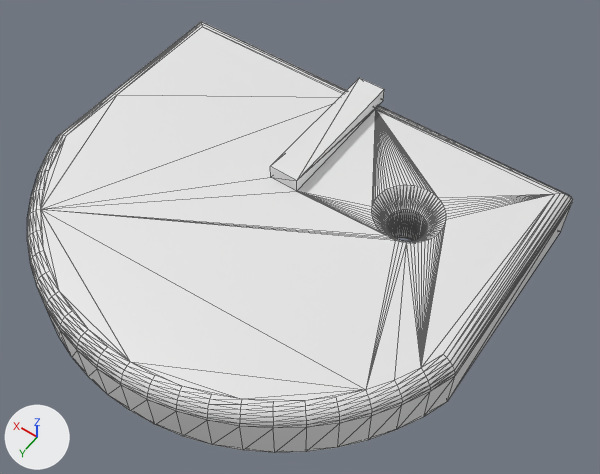
The glTF model public/rebuilt/zero-to-cad-1a137b48-a333-5abd-5592-6748d49a592a.glb: old version first, new version second.
Camera for both pictures: a 50 mm lens placed at (-0.0416, 0.0489, 0.0853), pointed at (-0.0048, -0.0025, 0.0044). The lights are fixed; the arrows at lower left show +X, +Y and +Z. The picture after the commit comes second. Mesh edges are drawn as thin lines. Where no turn or scale is listed for an object, it has been applied to the vertices. Vertices at exactly the same position are counted once.

In view in the first picture: 'Part'.
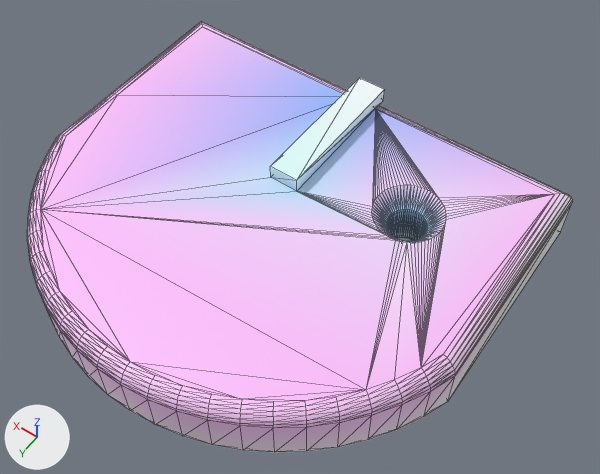
Pixel boxes [x1, y1, x2, y2] of what changed, in the pictures (600 x 474 px):
'Part', recoloured, moved
    both: [27, 21, 573, 453]

The change, as a list of edits to the scene's bpy script:
```text
Add mat_defaultmaterial:
    mat_defaultmaterial = bpy.data.materials.new('DefaultMaterial')
    mat_defaultmaterial.use_nodes = True; mat_defaultmaterial.node_tree.nodes.clear()
    _N = mat_defaultmaterial.node_tree.nodes; _L = mat_defaultmaterial.node_tree.links
    n0 = _N.new('ShaderNodeOutputMaterial'); n0.name = 'Material Output'
    n1 = _N.new('ShaderNodeBsdfPrincipled'); n1.name = 'Principled BSDF'
    n2 = _N.new('ShaderNodeVertexColor'); n2.name = 'Color Attribute'
    _L.new(n1.outputs[0], n0.inputs[0])  # 'BSDF' to 'Surface'
    _L.new(n2.outputs[0], n1.inputs[0])  # 'Color' to 'Base Color'
Change me_part:
    where me_part.from_pydata(...)  # 418 vertices, 836 faces; spans x -0.03..0.03, y -0.0258..0.0258, z -0.005..0.005
    used by ob_part; location = (0.0, 0.0, 0.005)
    me_part part 1: vertex colours changed
    add me_part.materials.append(mat_defaultmaterial)
```
